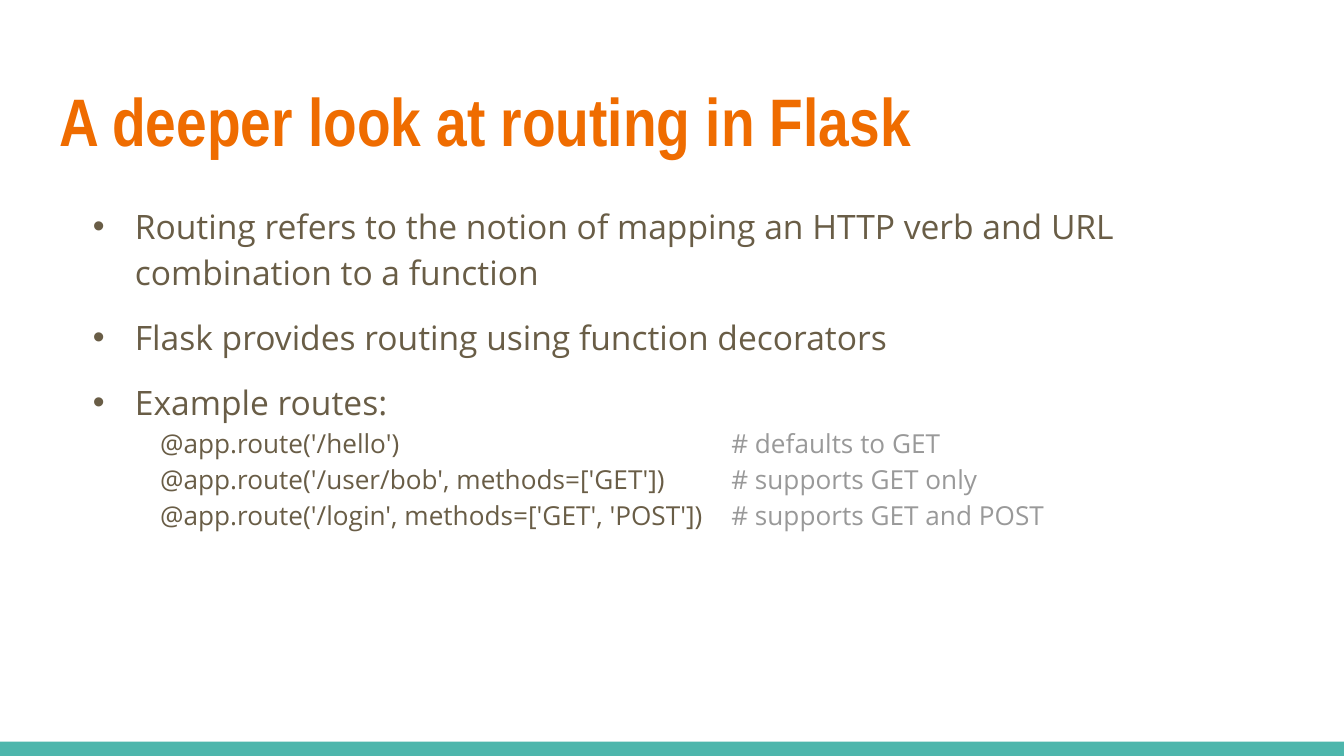
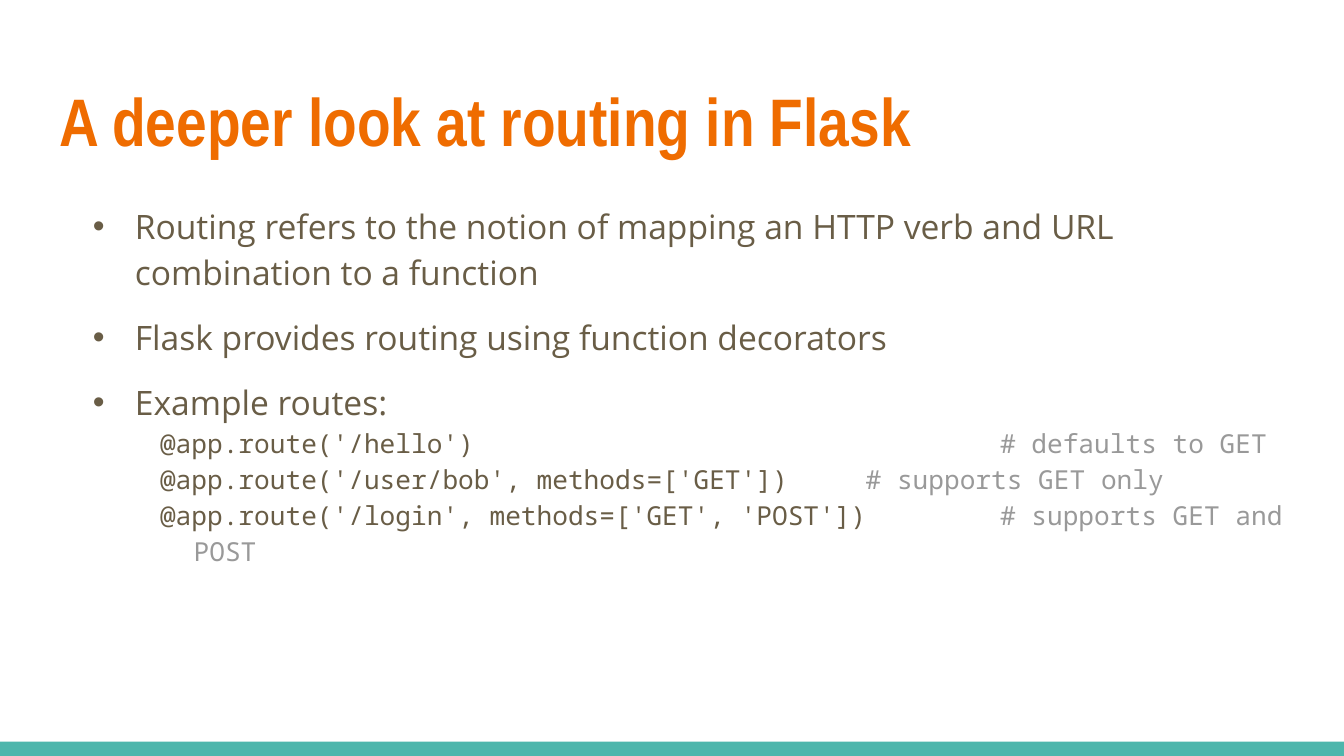
Before and after one commit to linkedin/high-school-trainee, a slide deck: slide 2 of Week_4/Lectures/4.3_Flask_Part_2.pptx. Drawn at 1344x756 pixels with LibreOffice and Linux fonts; fonts in the diff are those of the drawing. Boxes give left, top, right and bottom in pixels: in the first picture for what was removed or moved away, otherwise in the second. Text is boxed around its words. In the diff, an @@ line names an element or a change of style, - is before the commit and + after.

```diff
--- a/Week_4/Lectures/4.3_Flask_Part_2.pptx
+++ b/Week_4/Lectures/4.3_Flask_Part_2.pptx
@@ text at [160,433,1282,561]: font Open Sans to Noto Sans Mono in "@app.route('/hello') # defaults to GET", "@app.route('/user/bob', methods=['GET']) # supports GET only", "@app.route('/login', methods=['GET', 'POST']) # supports GET ..." @@
```
Also in this commit, not shown: 5 other files.
